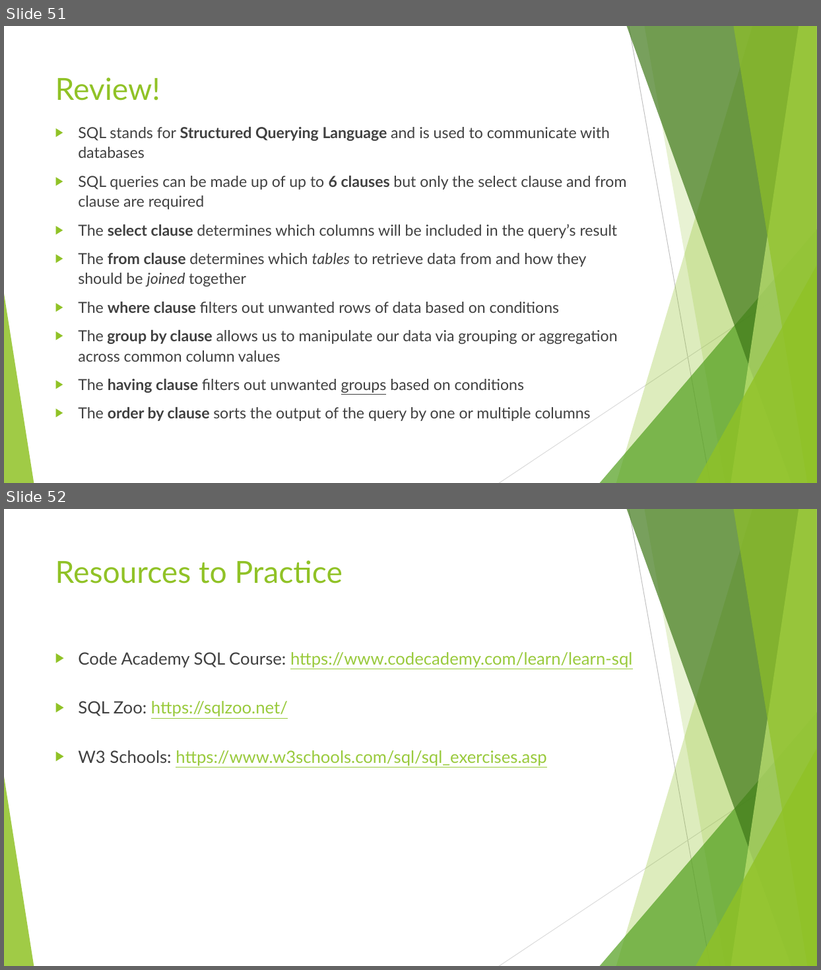
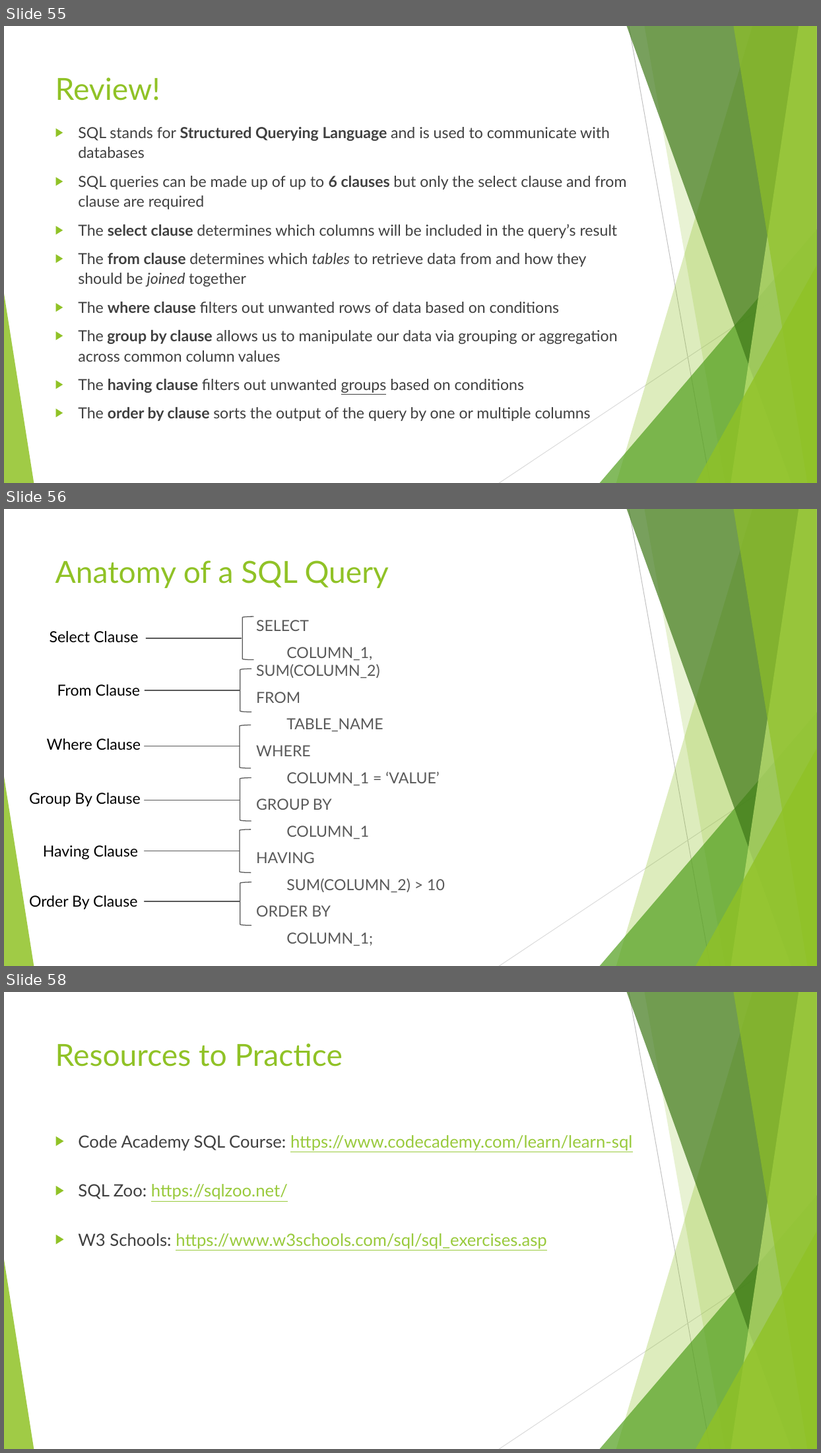
Before and after one commit to seanscott1991/Duke_SQL4DQA, a slide deck: Slides/Week 1 Lecture Slides.pptx. Shown one above the other, each under a label of ours: slides 51 and 52 before the commit, slides 55, 56 and 58 after it; the slides between them are not shown. The pictures are 821x970 and 821x1453 pixels, drawn with LibreOffice and Linux fonts; fonts in the diff are those of the drawing. Boxes give left, top, right and bottom in pixels: in the first picture for what was removed or moved away, otherwise in the second. Text is boxed around its words. In the diff, an @@ line names an element or a change of style, - is before the commit and + after.

```diff
--- a/Slides/Week 1 Lecture Slides.pptx
+++ b/Slides/Week 1 Lecture Slides.pptx
@@ slide 56 added at <box>4,509,817,966</box>, background #FFFFFF; not listed: 10 template elements that a slide beside it also shows @@
@@ title added at <box>55,560,389,588</box>, 36 pt, text #90C226 @@
+Anatomy of a SQL Query
@@ left bracket added at <box>242,617,253,660</box>, outline #595959 1 pt @@
@@ text added at <box>256,620,445,947</box>, 18 pt, text #595959 @@
+SELECT
+COLUMN_1, SUM(COLUMN_2)
+FROM
+TABLE_NAME
+WHERE
+COLUMN_1 = ‘VALUE’
+GROUP BY
+COLUMN_1
+HAVING
+SUM(COLUMN_2) > 10
+ORDER BY
+COLUMN_1;
@@ text added at <box>50,631,138,643</box>, 18 pt, text #000000 @@
+Select Clause
@@ line added from (146, 638) to (242, 638), #595959 1 pt @@
@@ text added at <box>57,685,140,696</box>, 18 pt, text #000000 @@
+From Clause
@@ left bracket added at <box>240,669,251,712</box>, outline #595959 1 pt @@
@@ line added from (145, 691) to (240, 691), #595959 1 pt @@
@@ left bracket added at <box>240,725,250,769</box>, outline #595959 1 pt @@
@@ text added at <box>47,739,141,751</box>, 18 pt, text #000000 @@
+Where Clause
@@ line added from (145, 747) to (240, 747), #595959 1 pt @@
@@ left bracket added at <box>240,778,251,821</box>, outline #595959 1 pt @@
@@ text added at <box>29,793,140,807</box>, 18 pt, text #000000 @@
+Group By Clause
@@ line added from (145, 801) to (240, 801), #595959 1 pt @@
@@ left bracket added at <box>240,830,250,873</box>, outline #595959 1 pt @@
@@ text added at <box>43,846,138,860</box>, 18 pt, text #000000 @@
+Having Clause
@@ line added from (145, 851) to (240, 851), #595959 1 pt @@
@@ left bracket added at <box>240,883,251,925</box>, outline #595959 1 pt @@
@@ text added at <box>29,896,137,910</box>, 18 pt, text #000000 @@
+Order By Clause
@@ line added from (145, 902) to (240, 902), #595959 1 pt @@
@@ what was slide 51 is now slide 55 @@
@@ what was slide 52 is now slide 58 @@
```
Also in this commit, not shown: 1 slide changed, 5 other slides added.
